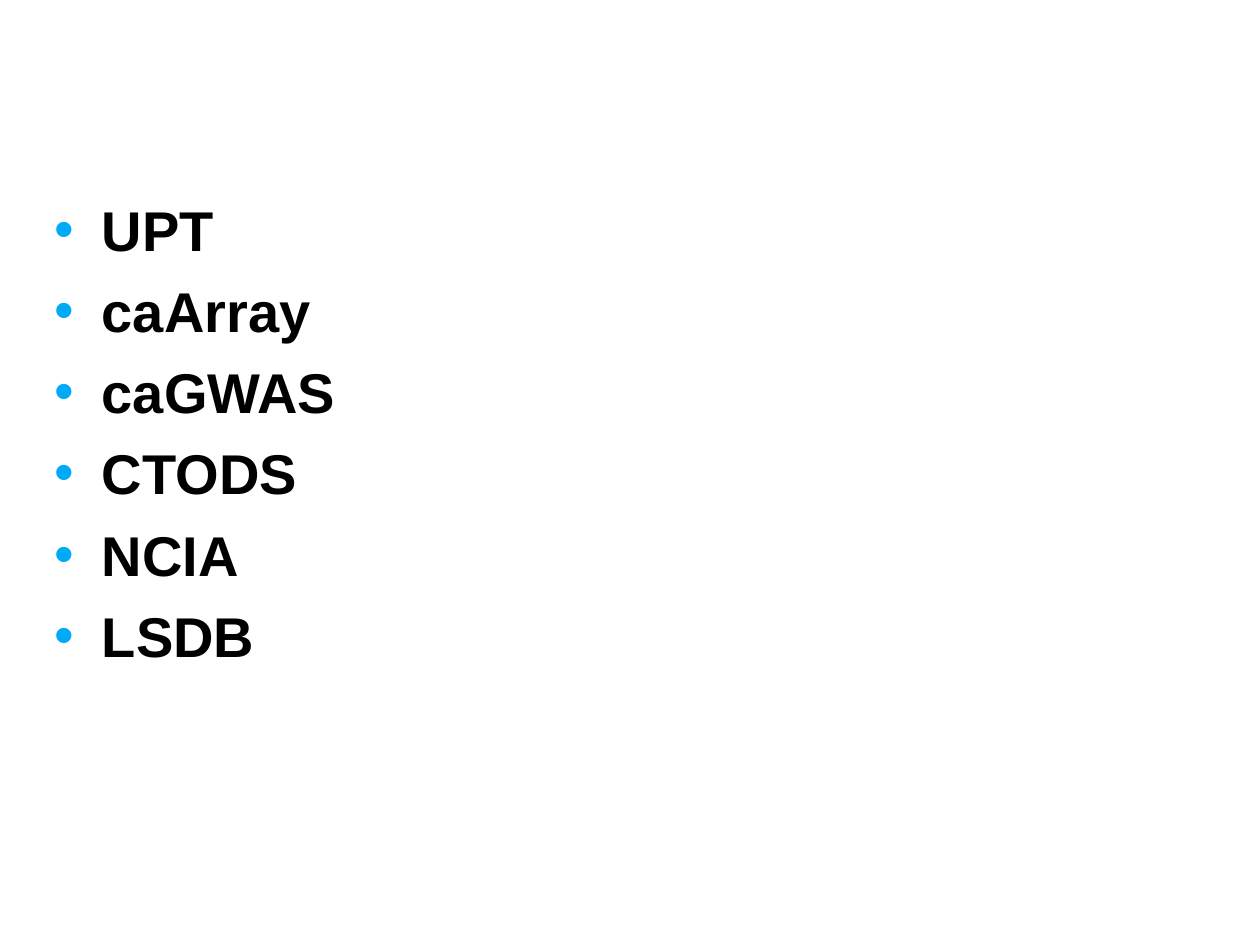
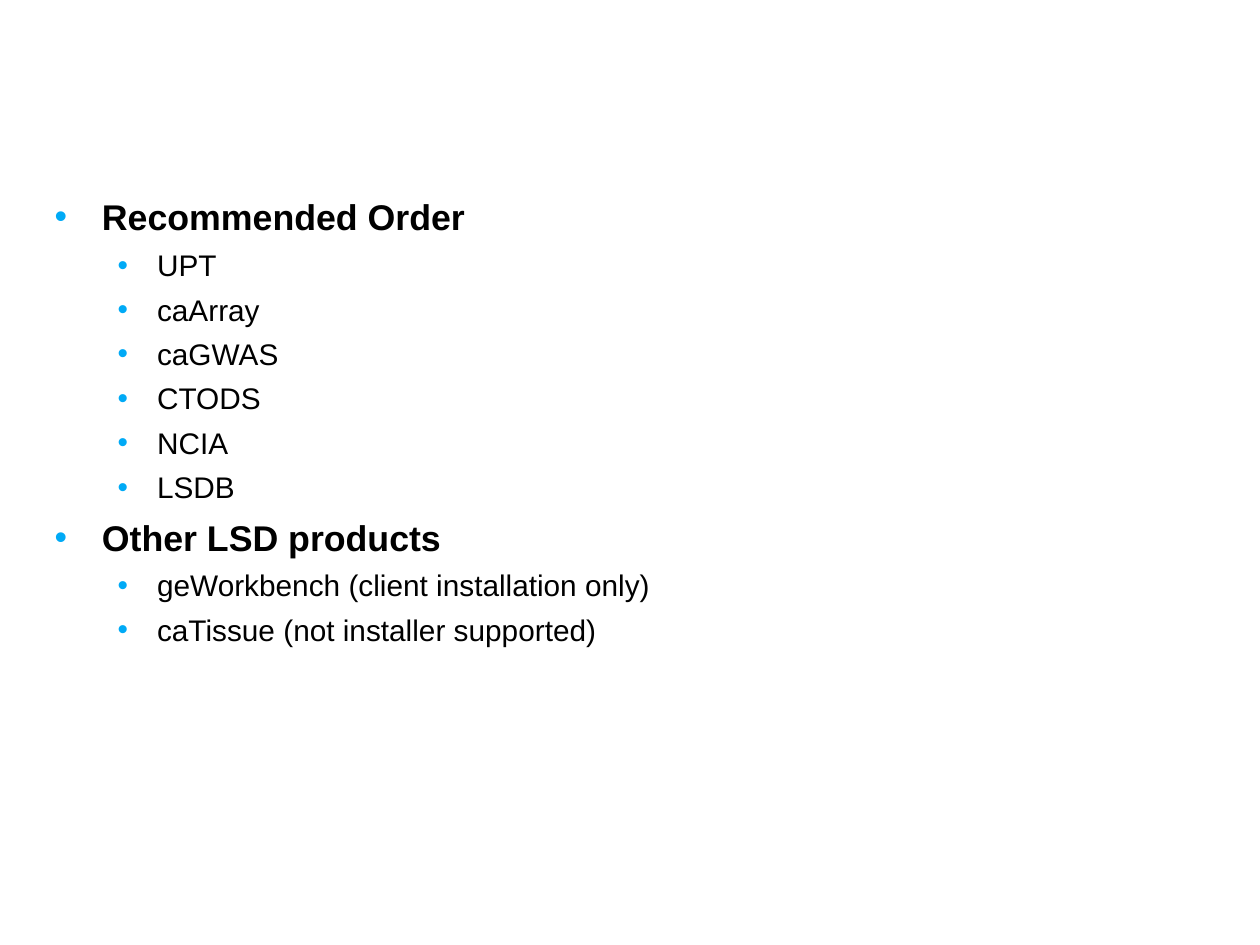
Before and after one commit to NCIP/automation, a slide deck: slide 4 of docs/presentations/installers.ppt (slide 7 before the commit). Drawn at 1260x945 pixels with LibreOffice and Linux fonts; fonts in the diff are those of the drawing; background and template pictures are left out. Boxes give left, top, right and bottom in pixels: in the first picture for what was removed or moved away, otherwise in the second. Text is boxed around its words. In the diff, an @@ line names an element or a change of style, - is before the commit and + after.

```diff
--- a/docs/presentations/installers.ppt
+++ b/docs/presentations/installers.ppt
@@ text at [102,204,465,231]: paragraph added @@
+• Recommended Order
@@ text at [157,255,278,499]: size 32 to 17 pt, bold off in "UPT", "caArray", "caGWAS", "CTODS" and 2 more places; list level 1 to 2 in "UPT"; list level 1 to 2 in "caArray"; list level 1 to 2 in "caGWAS"; list level 1 to 2 in "CTODS"; list level 1 to 2 in "NCIA"; list level 1 to 2 in "LSDB" @@
@@ text at [102,525,649,646]: paragraphs added @@
+• Other LSD products
+  • geWorkbench (client installation only)
+  • caTissue (not installer supported)
```
Also in this commit, not shown: 5 other slides changed, 5 slides added, 2 slides removed.
